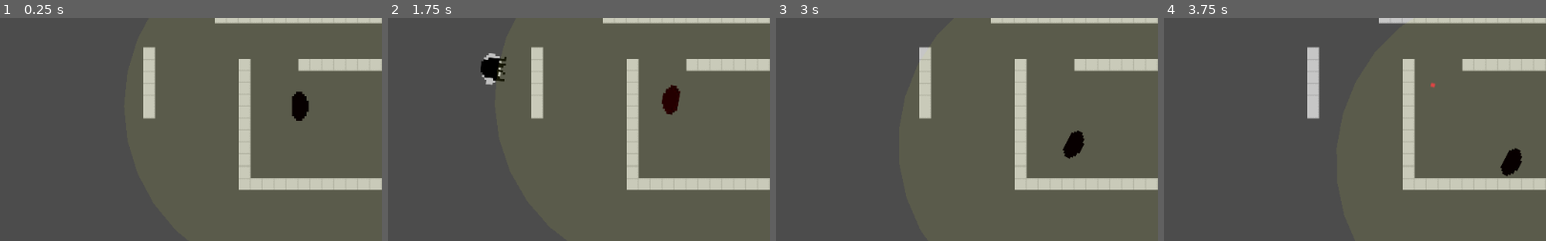
Above: before the commit, frames 1-4 (left to right).
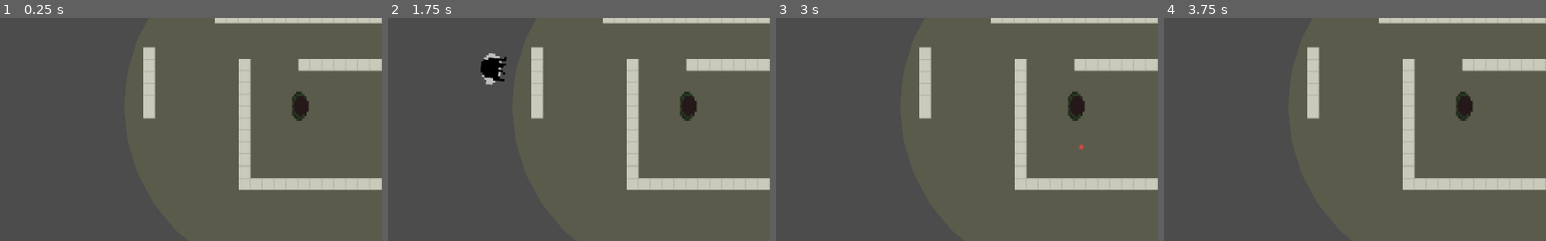
Above: after the commit, the same moments.

Repository: JamesTiberiusKirk/GameDev
Game: Godot game, scene res://scenes/levels/TestLevel.tscn
Same seed, same stepped clock (60 frames per second), same inputs: the game is played once before the commit and once after it.
Inputs (mouse positions are % of the whole screen's width and height, from its top left):
- Up to frame 1 (0.25 s): no input
- Up to frame 2 (1.75 s): tap Enter at 0.5 s; move the mouse to (72, 45) at 0.52 s; press the mouse at (72, 45) at 0.53 s; hold D (right) 0.53-1.28 s; tap Space at 1.25 s; move the mouse to (30, 55) at 1.27 s; release the mouse at (30, 55) at 1.28 s; hold S (down) from 1.28 s (still down); click (30, 55) at 1.35 s
- Up to frame 3 (3 s): move the mouse to (60, 28) at 2.02 s; release S (down) at 2.03 s; press the mouse at (60, 28) at 2.03 s; hold D (right) 2.03-2.78 s; move the mouse to (45, 70) at 2.77 s; release the mouse at (45, 70) at 2.78 s; hold W (up) from 2.78 s (still down); click (45, 70) at 2.85 s
- Up to frame 4 (3.75 s): move the mouse to (80, 65) at 3.52 s; release W (up) at 3.53 s; press the mouse at (80, 65) at 3.53 s; hold A (left) from 3.53 s (still down)
The pictures show only the part of the screen within x 25-75%, y 47-97%; the shares and areas given below are measured in that part.

The runs differ from the first frame. In frame 1, 0.4% of the frame differs, in the area x 76-81%, y 32-47%; in frame 2, 0.9%; in frame 3, 0.9%; in frame 4, 1.0%, in the area x 69-94%, y 29-71%.

Commit message:
AI_melee floows player to last knows coords

Diff:
--- a/scenes/actors/AI_melee/AI_melee.gd
+++ b/scenes/actors/AI_melee/AI_melee.gd
@@ -1,15 +1,18 @@
 extends Actor
+#extends KinematicBody2D
 
 export (int) var detect_radius  # size of the visibility circle
 export (float) var fire_rate  # delay time (s) between bullets
 
 var vis_color = Color(.867, .91, .247, 0.1)
-
-var target  # who are we shooting at?
+var hit_pos
+var target
+var t_last_known
+var velocity
 
 func _ready():
 	# dim the sprite when not active
-	$Sprite.self_modulate = Color(0.2, 0, 0)
+
 	# set the collision area's radius
 	var shape = CircleShape2D.new()
 	shape.radius = detect_radius
@@ -21,30 +24,46 @@
 	update()
 	# if there's a target, rotate towards it and fire
 	if target:
-		rotation = (target.position - position).angle()
-		attack(target.position)
+		if is_in_LOS(target.position):
+			t_last_known = target.position
+			rotation = (target.position - position).angle()
+			attack(target.position)
+	elif t_last_known:
+		move_to_global_pos(t_last_known)
+		if (t_last_known-position).length() <= 0.5:
+			t_last_known = null
+
 
 func attack(pos):
 	#run for the player
-	print("attack")
-
-	apply_direction(target.get_global_position() - position)
-	pass
+	move_to_global_pos(target.position)
 
 func _draw():
 	# display the visibility area
 	draw_circle(Vector2(), detect_radius, vis_color)
 
+func is_in_LOS(body) -> bool:
+	# This function checks the line of sight
+	var space_state = get_world_2d().direct_space_state
+	var result = space_state.intersect_ray(position, body,
+											[ self ], collision_mask)
+
+	if result:
+		hit_pos = result.position
+		if result.collider.name == "Player":
+			return true
+
+	return false
+
 func _on_Visibility_body_entered(body):
-	print("entered")
 	# connect this to the "body_entered" signal
 	if target:
 		return
+	# Need to check if there is a clear line of sight
 	target = body
-	$Sprite.self_modulate.r = 1.0
+
 
 func _on_Visibility_body_exited(body):
 	# connect this to the "body_exited" signal
 	if body == target:
 		target = null
-		$Sprite.self_modulate.r = 0.2
